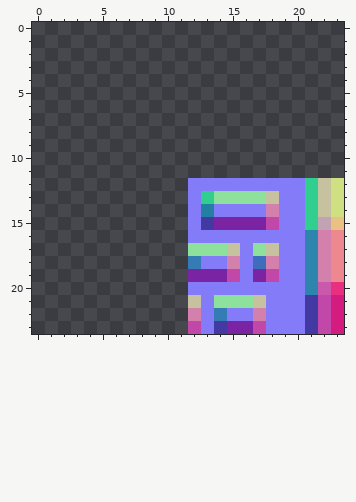
Pixel-art sprite: Assets/Tiles/WallSheetNormalMap.png. Above is the file before it was changed.
The file is 24x24 pixels. Colours within 5 levels of each other are drawn and written as one.
The same view after the edit:
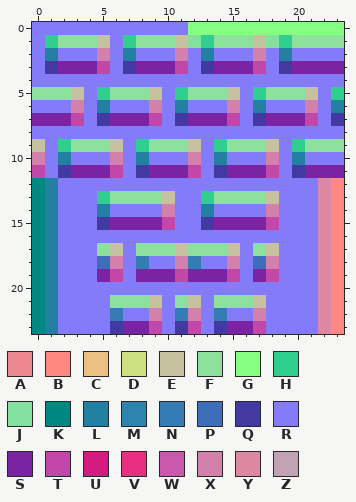
Palette (. is transparent): A #ed8891  B #ff8880  C #e9c183  D #cfe082  E #c6c19f  F #8de19d  G #84ff80  H #30cf8f  J #84e09e  K #008880  L #2480a3  M #2d84ac  N #357bb4  P #3e6ebb  Q #423aa2  R #847bf9  S #7b24a3  T #c147a8  U #d31b80  V #e93080  W #ca58ab  X #d380ac  Y #dc88a2  Z #c2a3b4
The exact change:
Colour A becomes colour B in rows 16 to 19 at x 23.
Colour C becomes colour B in row 15 at x 23.
Colour D becomes colour B in rows 12 to 14 at x 23.
Colour U becomes colour B in rows 21 to 23 at x 23.
Colour V becomes colour B in row 20 at x 23.
The author put colour E in row 1 at x 5, 11 and 17; in row 5 at x 3, 9, 15 and 21; in row 9 at x 0, 6, 12 and 18; in row 13 at x 10; in row 17 at x 6 and 11; in row 21 at x 9.
The author put colour F in row 1 at x 2 to 4, 8 to 10, 14 to 16 and 20 to 23; in row 5 at x 0 to 2, 6 to 8, 12 to 14 and 18 to 20; in row 9 at x 3 to 5, 9 to 11, 15 to 17 and 21 to 23; in row 13 at x 6 to 9; in row 17 at x 5 and 8 to 10; in row 21 at x 6 to 8 and 11.
The author put colour G in row 0 at x 12 to 23.
The author put colour H in row 1 at x 1, 7, 13 and 19; in row 5 at x 5, 11, 17 and 23; in row 9 at x 2, 8, 14 and 20; in row 13 at x 5.
The author put colour J in row 1 at x 12 and 18.
The author put colour K in rows 12 to 23 at x 0.
The author put colour L in row 2 at x 1, 7, 13 and 19; in row 6 at x 5, 11, 17 and 23; in row 10 at x 2, 8, 14 and 20; in rows 12 to 13 at x 1; in row 14 at x 1 and 5; in rows 15 to 23 at x 1.
The author put colour N in row 18 at x 8; in row 22 at x 6 and 11.
The author put colour P in row 18 at x 5.
The author put colour Q in row 3 at x 1, 7, 13 and 19; in row 7 at x 5, 11, 17 and 23; in row 11 at x 2, 8, 14 and 20; in row 15 at x 5; in row 23 at x 6 and 11.
The author put colour R in row 0 at x 0 to 11; in row 1 at x 0 and 6; in row 2 at x 0, 2 to 4, 6, 8 to 10, 12, 14 to 16, 18 and 20 to 23; in row 3 at x 0, 6, 12 and 18; in row 4 at x 0 to 23; in row 5 at x 4, 10, 16 and 22.
The author put colour R in row 6 at x 0 to 2, 4, 6 to 8, 10, 12 to 14, 16, 18 to 20 and 22; in row 7 at x 4, 10, 16 and 22; in row 8 at x 0 to 23; in row 9 at x 1, 7, 13 and 19; in row 10 at x 1, 3 to 5, 7, 9 to 11, 13, 15 to 17, 19 and 21 to 23; in row 11 at x 1, 7, 13 and 19.
The author put colour R in row 12 at x 2 to 11; in row 13 at x 2 to 4 and 11; in row 14 at x 2 to 4, 6 to 9 and 11; in row 15 at x 2 to 4 and 11; in row 16 at x 2 to 11; in row 17 at x 2 to 4 and 7.
The author put colour R in row 18 at x 2 to 4, 7 and 9 to 10; in row 19 at x 2 to 4 and 7; in row 20 at x 2 to 11; in row 21 at x 2 to 5 and 10; in row 22 at x 2 to 5, 7 to 8 and 10; in row 23 at x 2 to 5 and 10.
Colour H becomes colour R in rows 12 to 15 at x 21.
Colour M becomes colour R in rows 16 to 20 at x 21.
Colour Q becomes colour R in rows 21 to 23 at x 21.
The author put colour S in row 3 at x 2 to 4, 8 to 10, 14 to 16 and 20 to 23; in row 7 at x 0 to 2, 6 to 8, 12 to 14 and 18 to 20; in row 11 at x 3 to 5, 9 to 11, 15 to 17 and 21 to 23; in row 15 at x 6 to 9; in row 19 at x 5 and 8 to 10; in row 23 at x 7 to 8.
The author put colour T in row 3 at x 5, 11 and 17; in row 7 at x 3, 9, 15 and 21; in row 11 at x 0, 6, 12 and 18; in row 15 at x 10; in row 19 at x 6 and 11; in row 23 at x 9.
The author put colour X in row 2 at x 5, 11 and 17; in row 6 at x 3, 9, 15 and 21; in row 10 at x 0, 6, 12 and 18; in row 14 at x 10; in row 18 at x 6 and 11; in row 22 at x 9.
Colour E becomes colour Y in rows 12 to 14 at x 22.
Colour T becomes colour Y in rows 21 to 23 at x 22.
Colour W becomes colour Y in row 20 at x 22.
Colour X becomes colour Y in rows 16 to 19 at x 22.
Colour Z becomes colour Y in row 15 at x 22.
Changed places in both pictures, as pixel boxes (x1, y1, x2, y2):
changed: (32, 22, 344, 334)
